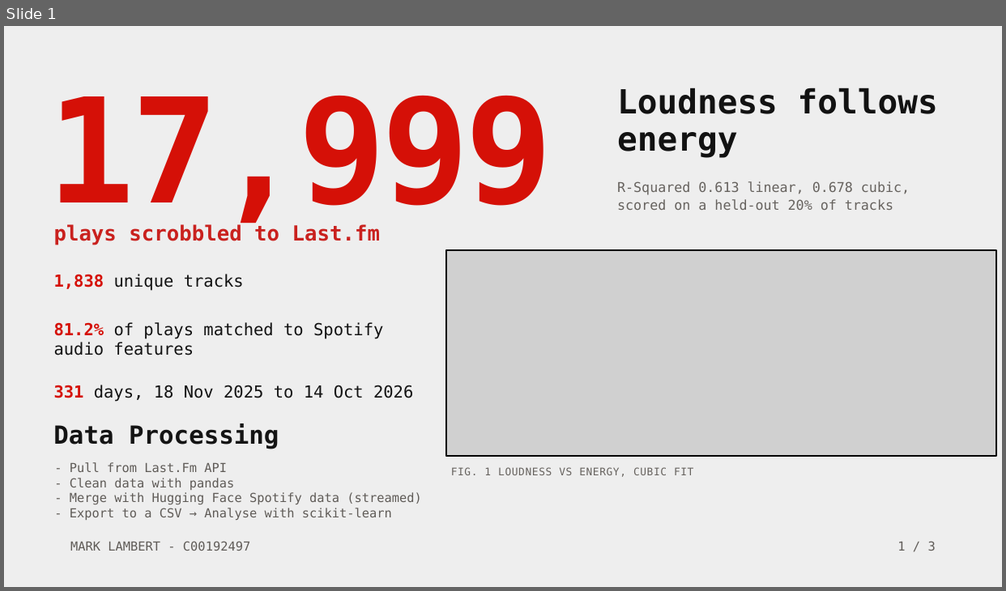
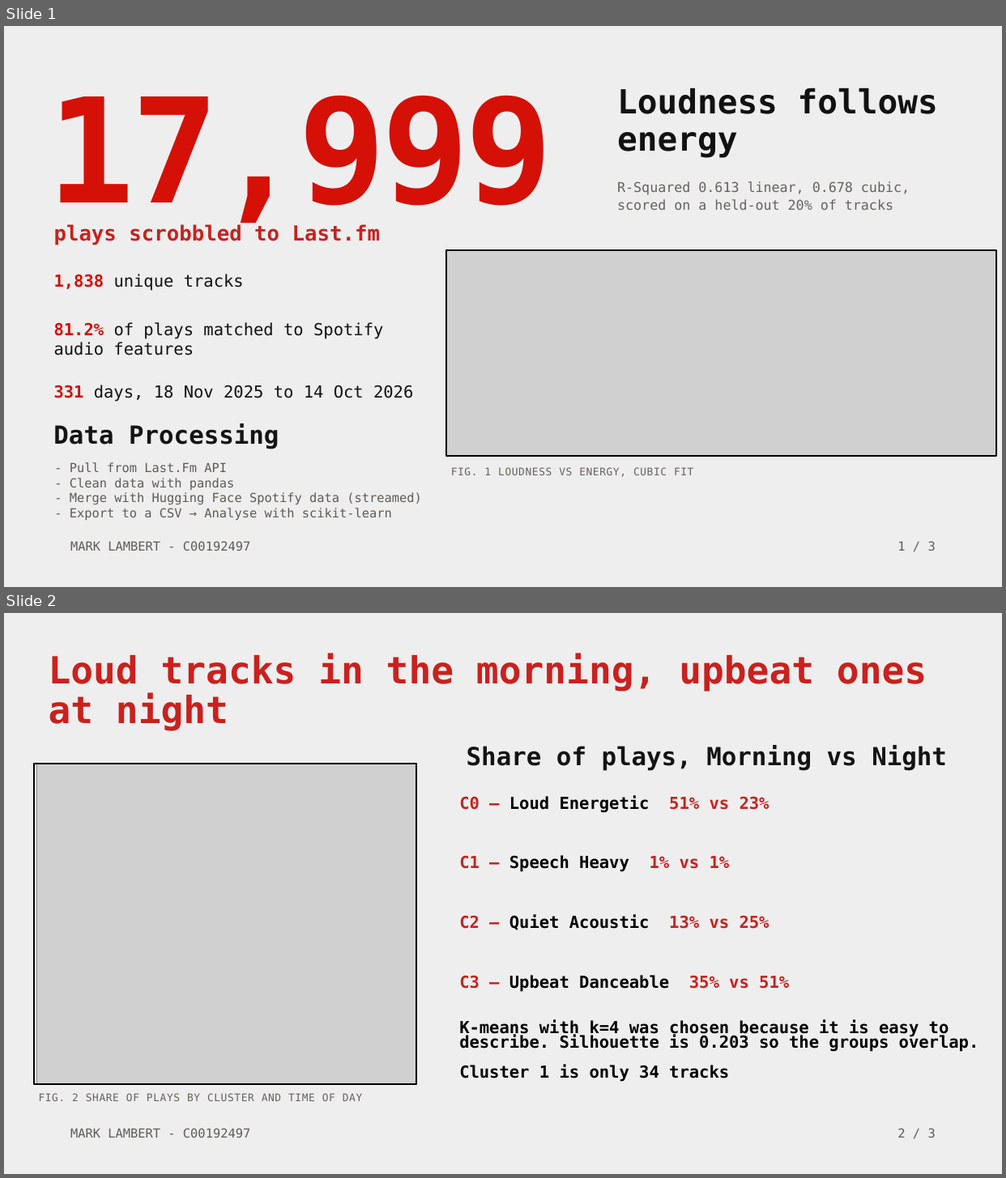
Before and after one commit to lambert-27/lastfm-datasci-portfolio, a slide deck: documentation/lastfm_portfolio_presentation.odp. Shown one above the other, each under a label of ours: slide 1 before the commit, slides 1 and 2 after it. The pictures are 1006x591 and 1006x1178 pixels, drawn with LibreOffice and Linux fonts; fonts in the diff are those of the drawing; grey boxes stand for pictures. Boxes give left, top, right and bottom in pixels: in the first picture for what was removed or moved away, otherwise in the second. Text is boxed around its words. In the diff, an @@ line names an element or a change of style, - is before the commit and + after.

Commit message:
Worked on slide 2 for presentation

```diff
--- a/documentation/lastfm_portfolio_presentation.odp
+++ b/documentation/lastfm_portfolio_presentation.odp
@@ slide 2 added at [4,613,1002,1174], background #EEEEEE @@
@@ text added at [49,653,927,731], 36 pt, text #C9211E, bold @@
+Loud tracks in the morning, upbeat ones
+at night
@@ text added at [467,745,947,771], 24 pt, text #141414, bold @@
+Share of plays, Morning vs Night
@@ rectangle added at [34,764,416,1084], outline #000000 1.5 pt @@
@@ picture added at [37,764,416,1085] @@
@@ text added at [459,795,979,1082], 16 pt, text #000000, bold @@
+C0 – Loud Energetic 51% vs 23%
+C1 – Speech Heavy 1% vs 1%
+C2 – Quiet Acoustic 13% vs 25%
+C3 – Upbeat Danceable 35% vs 51%
+K-means with k=4 was chosen because it is easy to describe. Silhouette is 0.203 so the groups overlap.
+Cluster 1 is only 34 tracks
@@ text added at [39,1093,362,1101], 10 pt, text #66625E @@
+FIG. 2 SHARE OF PLAYS BY CLUSTER AND TIME OF DAY
@@ text added at [70,1128,250,1138], 12 pt, text #5F5B57 @@
+MARK LAMBERT - C00192497
@@ text added at [897,1128,936,1138], 12 pt, text #5F5B57 @@
+2 / 3
```
Also in this commit, not shown: 1 other file.
